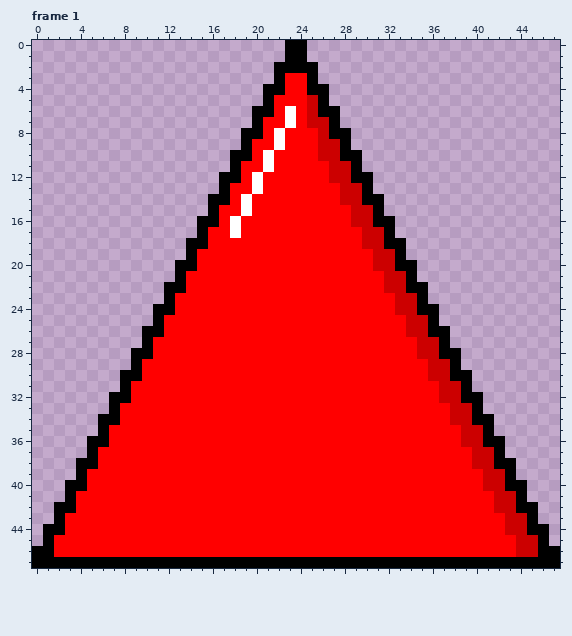
Two versions of one pixel-art file, Assets/Sprites/spr_spike.ase. The picture above was drawn from the file before the commit.
48x48 pixels, 3 frames. Shown: frame 1. The commit also changed other frames, which this record leaves out.
After:
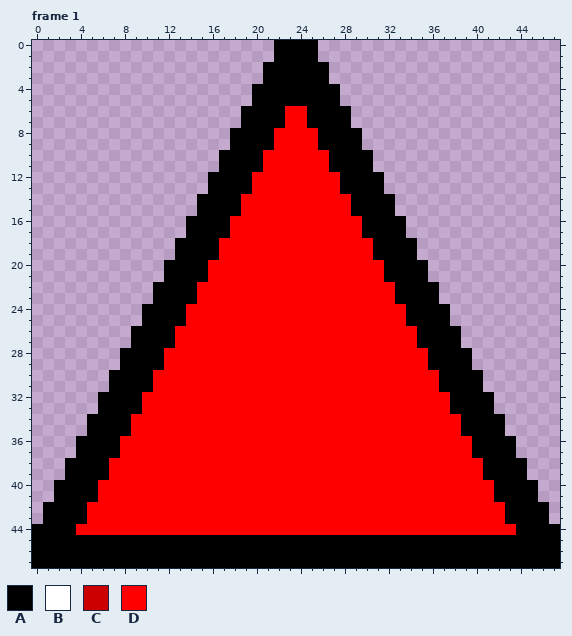
Palette (. is transparent): A #000000  B #ffffff  C #cc0000  D #ff0000
Change:
Changed rows in their new state; - is an unchanged pixel.
Frame 1:
first column x 0:
 0 ----------------------A--A----------------------
 1 ----------------------A--A----------------------
 2 ---------------------A----A---------------------
 3 ---------------------A-AA-A---------------------
 4 --------------------A--AA--A--------------------
 5 --------------------A-AAAA-A--------------------
 6 -------------------A--AD-A--A-------------------
 7 -------------------A-AAD-AA-A-------------------
 8 ------------------A--AD---A--A------------------
 9 ------------------A-AAD---AA-A------------------
10 -----------------A--AD----DA--A-----------------
11 -----------------A-AAD-----AA-A-----------------
12 ----------------A--AD------DA--A----------------
13 ----------------A-AAD-------AA-A----------------
14 ---------------A--AD--------DA--A---------------
15 ---------------A-AAD---------AA-A---------------
16 --------------A--AD----------DA--A--------------
17 --------------A-AAD-----------AA-A--------------
18 -------------A--A-------------DA--A-------------
19 -------------A-AA--------------AA-A-------------
20 ------------A--A---------------DA--A------------
21 ------------A-AA----------------AA-A------------
22 -----------A--A-----------------DA--A-----------
23 -----------A-AA------------------AA-A-----------
24 ----------A--A-------------------DA--A----------
25 ----------A-AA--------------------AA-A----------
26 ---------A--A---------------------DA--A---------
27 ---------A-AA----------------------AA-A---------
28 --------A--A-----------------------DA--A--------
29 --------A-AA------------------------AA-A--------
30 -------A--A-------------------------DA--A-------
31 -------A-AA--------------------------AA-A-------
32 ------A--A---------------------------DA--A------
33 ------A-AA----------------------------AA-A------
34 -----A--A-----------------------------DA--A-----
35 -----A-AA------------------------------AA-A-----
36 ----A--A-------------------------------DA--A----
37 ----A-AA--------------------------------AA-A----
38 ---A--A---------------------------------DA--A---
39 ---A-AA----------------------------------AA-A---
40 --A--A-----------------------------------DA--A--
41 --A-AA------------------------------------AA-A--
42 -A--A-------------------------------------DA--A-
43 -A-AA--------------------------------------AA-A-
44 A--A---------------------------------------DA--A
45 A-AAAAAAAAAAAAAAAAAAAAAAAAAAAAAAAAAAAAAAAAAAAA-A
46 --AAAAAAAAAAAAAAAAAAAAAAAAAAAAAAAAAAAAAAAAAAAA--
